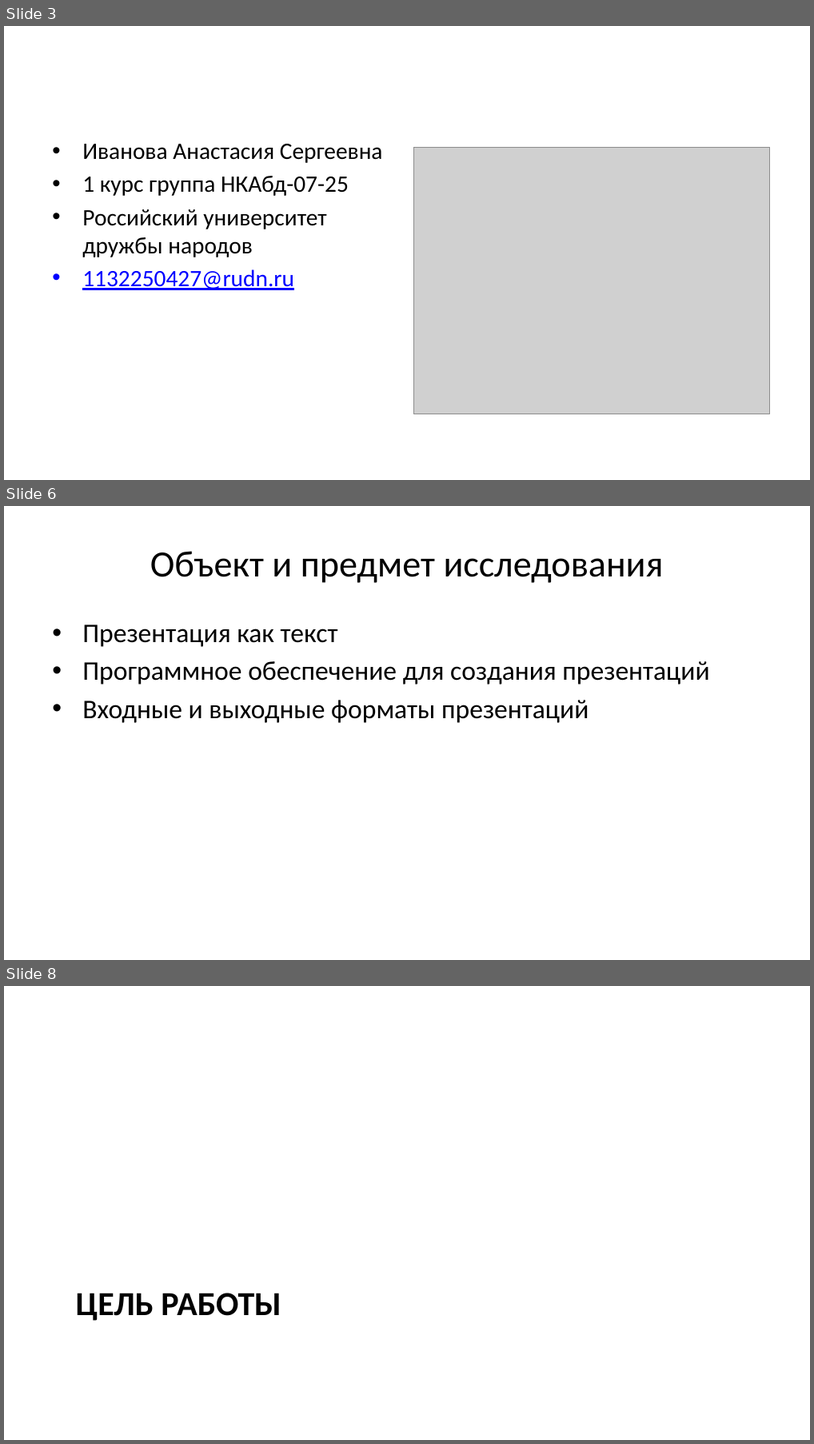
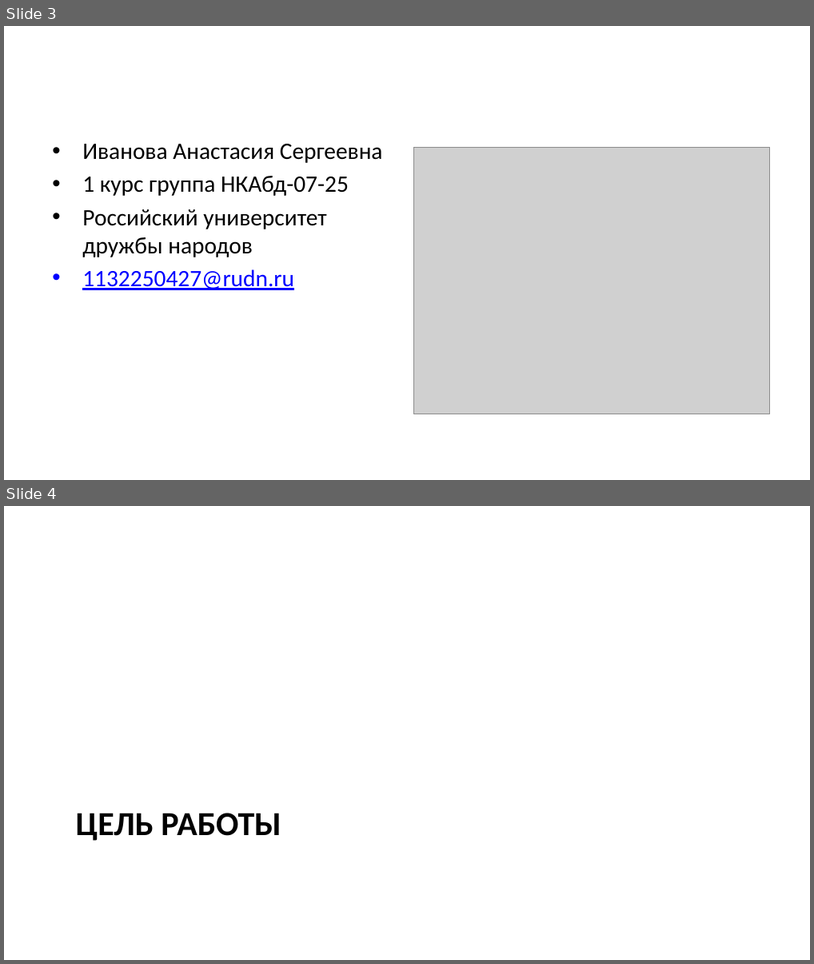
Before and after one commit to asivanova1/study_2025-2026_os-intro, a slide deck: labs/lab07/presentation/output/os-intro-lab07-presentation.pptx. Shown one above the other, each under a label of ours: slides 3, 6 and 8 before the commit, slides 3 and 4 after it; the slides between them are not shown. The pictures are 814x1444 and 814x964 pixels, drawn with LibreOffice and Linux fonts; fonts in the diff are those of the drawing; grey boxes stand for pictures. Boxes give left, top, right and bottom in pixels: in the first picture for what was removed or moved away, otherwise in the second. Text is boxed around its words. In the diff, an @@ line names an element or a change of style, - is before the commit and + after.

```diff
--- a/labs/lab07/presentation/output/os-intro-lab07-presentation.pptx
+++ b/labs/lab07/presentation/output/os-intro-lab07-presentation.pptx
@@ slide 6 removed at (x1=4, y1=506, x2=810, y2=960), background #FFFFFF @@
@@ title removed at (x1=150, y1=551, x2=664, y2=583) @@
-Объект и предмет исследования
@@ text removed at (x1=82, y1=624, x2=710, y2=723) @@
-• Презентация как текст
-• Программное обеспечение для создания презентаций
-• Входные и выходные форматы презентаций
@@ what was slide 8 is now slide 4 @@
```
Also in this commit, not shown: 3 other slides removed, 3 other files.
